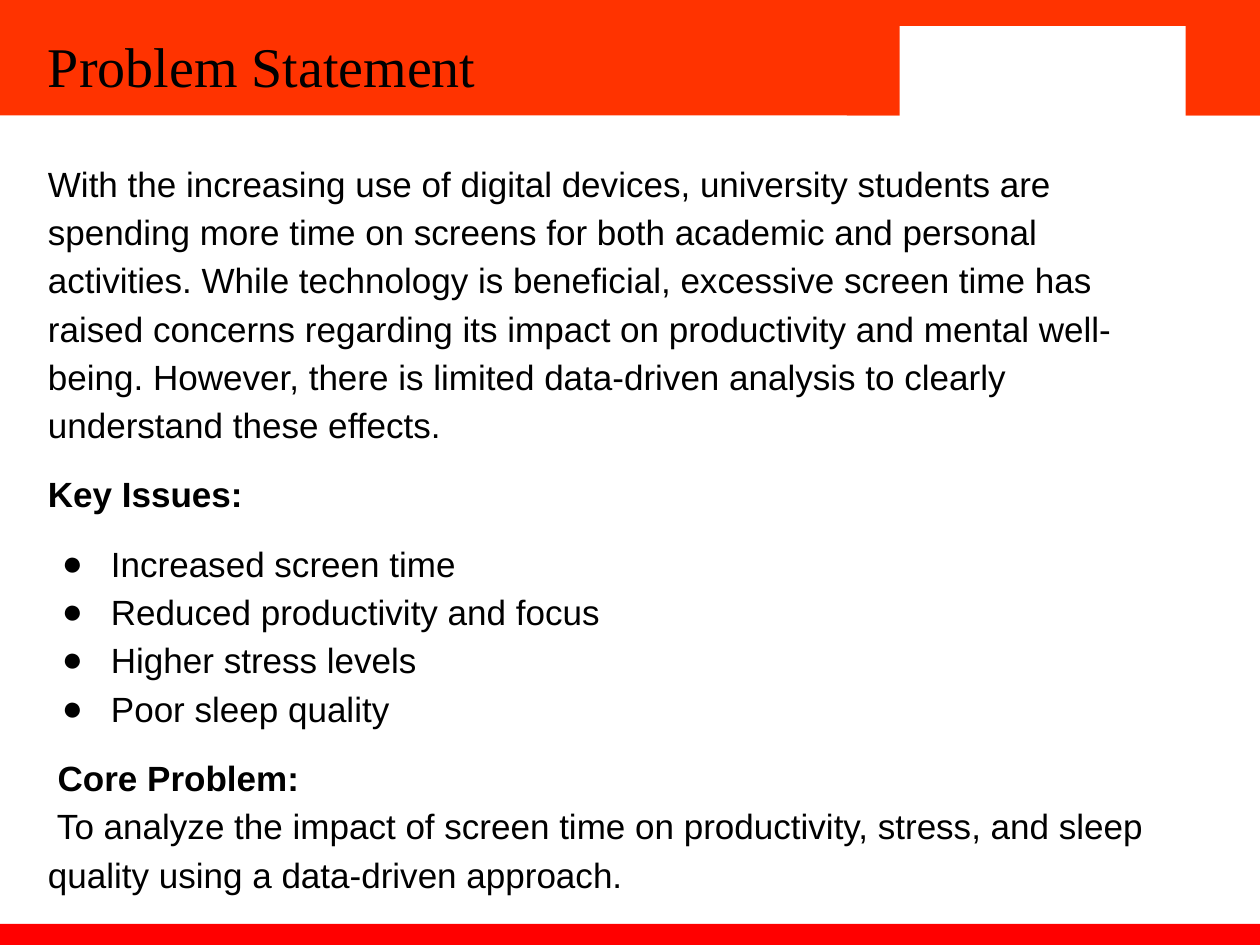
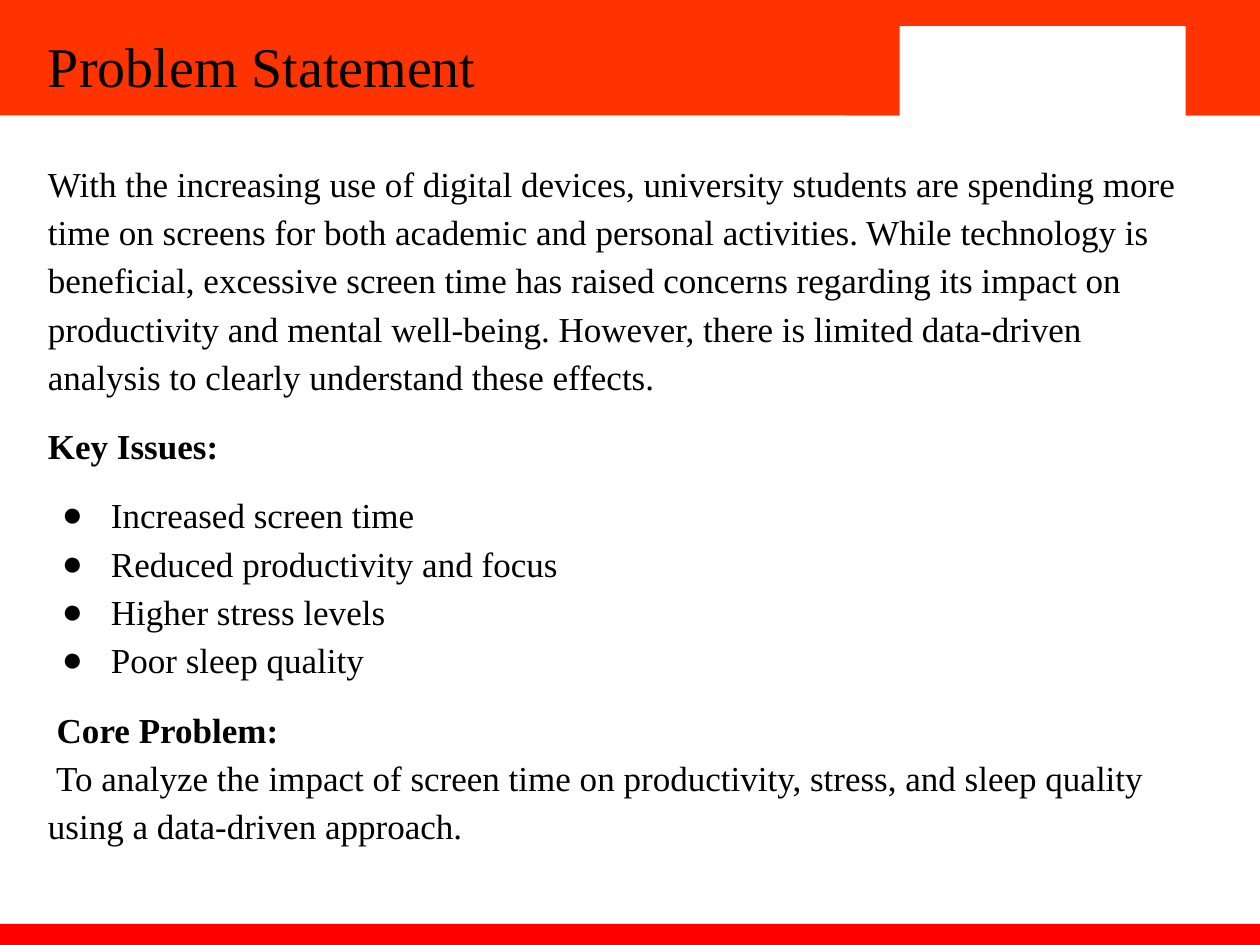
Before and after one commit to saanchi301103/screen-time-analysis, a slide deck: slide 3 of PPT/presentation.pptx. Drawn at 1260x945 pixels with LibreOffice and Linux fonts; fonts in the diff are those of the drawing; background and template pictures are left out. Boxes give left, top, right and bottom in pixels: in the first picture for what was removed or moved away, otherwise in the second. Text is boxed around its words. In the diff, an @@ line names an element or a change of style, - is before the commit and + after.

```diff
--- a/PPT/presentation.pptx
+++ b/PPT/presentation.pptx
@@ text "With the increasing use of ..." at (x1=48, y1=172, x2=1175, y2=847): font Arial to Times New Roman @@
```
Also in this commit, not shown: 3 other slides changed, 2 slides added.
